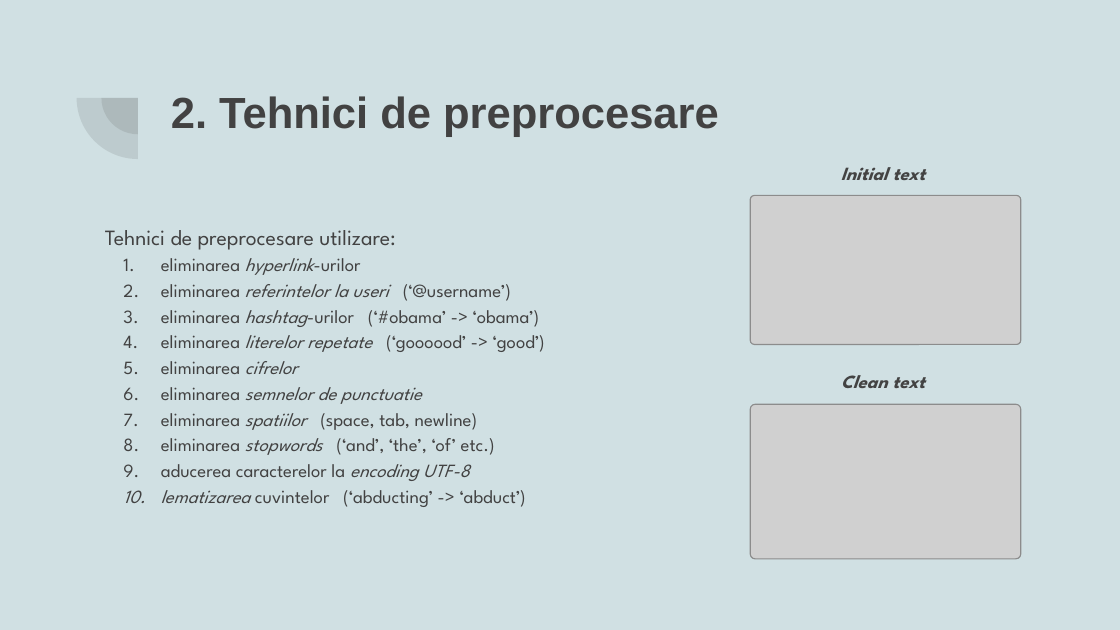
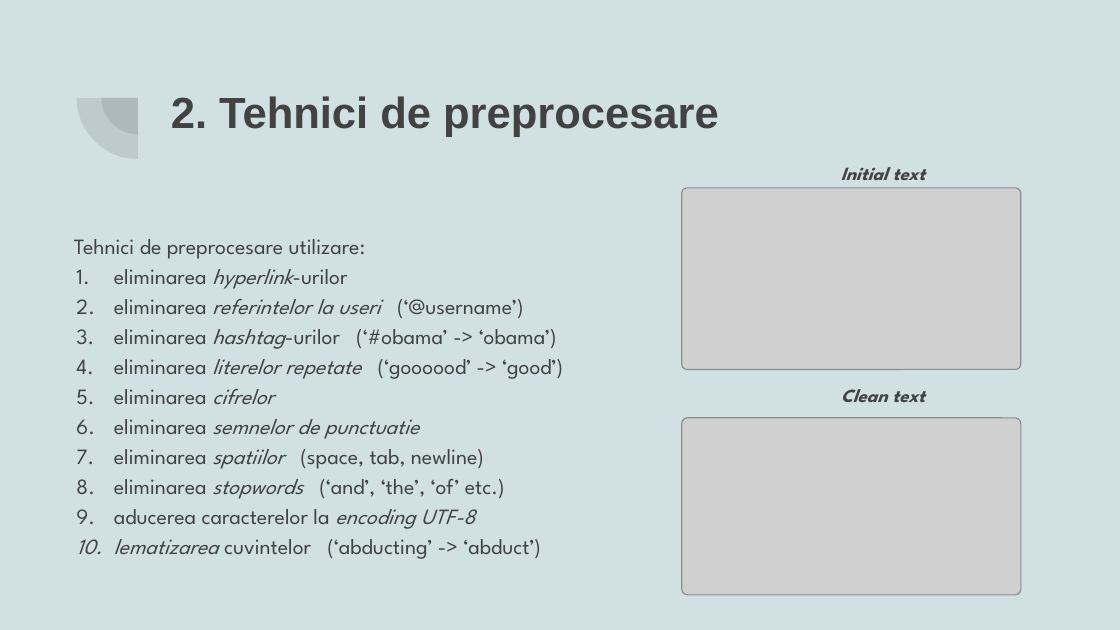
Before and after one commit to Cuciureanu-Dragos-Adrian/Foundations-of-NLP, a slide deck: slide 4 of Hate speech Analysis.pptx. Drawn at 1120x630 pixels with LibreOffice and Linux fonts; fonts in the diff are those of the drawing; grey boxes stand for pictures. Boxes give left, top, right and bottom in pixels: in the first picture for what was removed or moved away, otherwise in the second. Text is boxed around its words. In the diff, an @@ line names an element or a change of style, - is before the commit and + after.

```diff
--- a/Hate speech Analysis.pptx
+++ b/Hate speech Analysis.pptx
@@ picture: place and size @@
-picture at [750,196,1021,345]
+picture at [682,188,1021,370]
@@ text "Tehnici de preprocesare utilizare:": place and size @@
-text "Tehnici de preprocesare utilizare:" at [105,230,545,507]
+text "Tehnici de preprocesare utilizare:" at [74,239,563,559]
@@ text at [114,269,563,559]: size 12 to 14 pt @@
@@ text "Clean text": place and size @@
-text "Clean text" at [841,375,925,388]
+text "Clean text" at [841,389,925,402]
@@ picture: place and size @@
-picture at [750,404,1021,559]
+picture at [682,418,1021,595]
```
Also in this commit, not shown: 6 other slides changed, 1 slide added, 2 other files.
